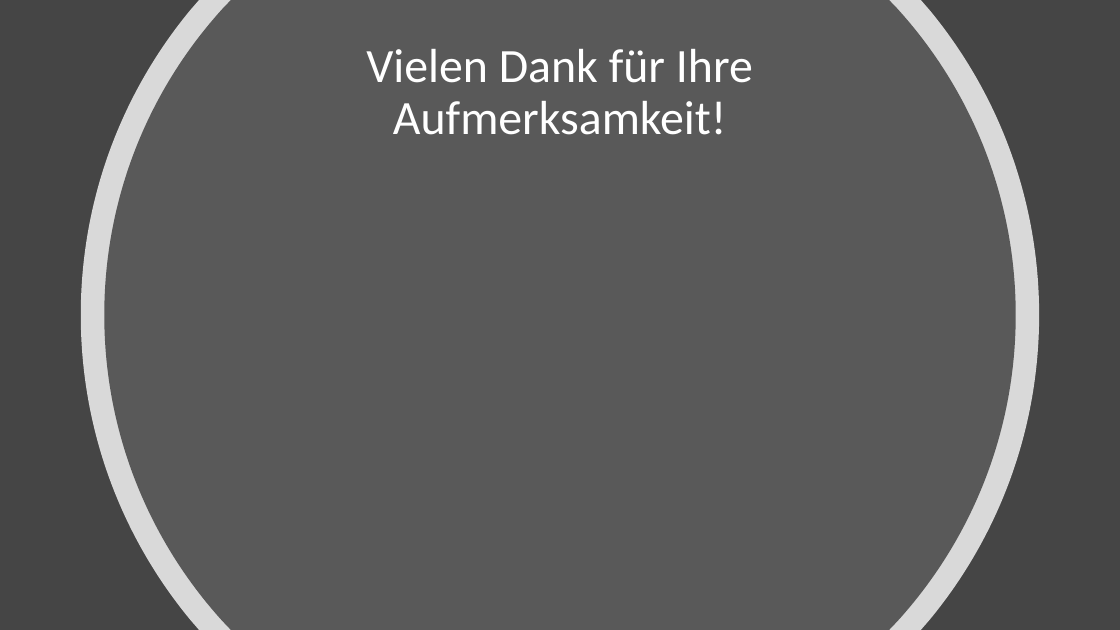
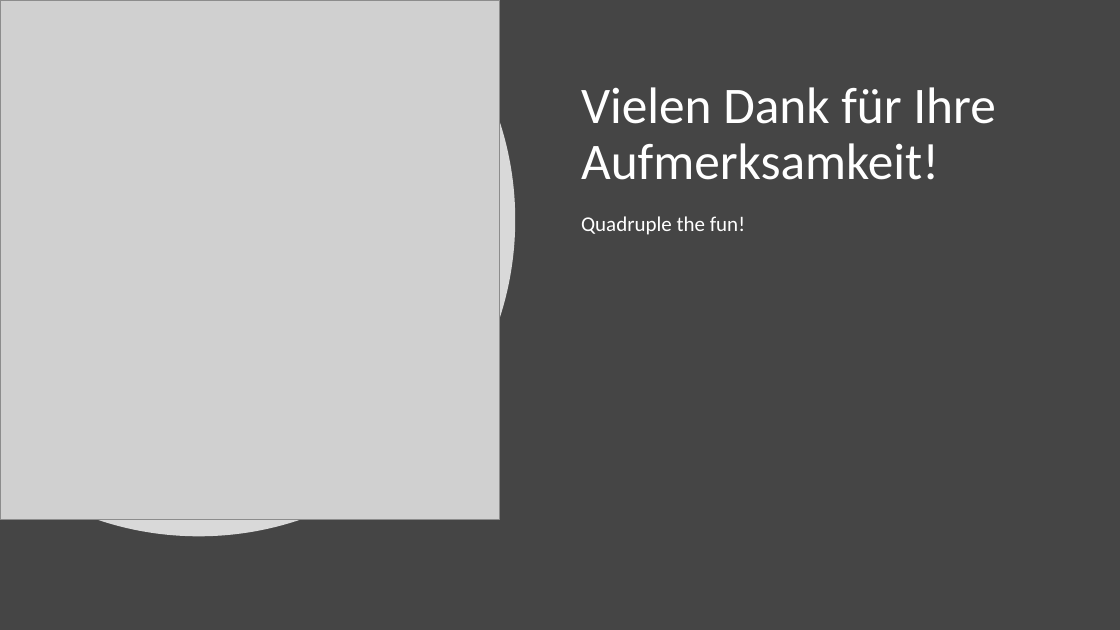
Before and after one commit to TheoMeinhardt/ITPProjekt, a slide deck: slide 13 of 4Games.pptx (slide 12 before the commit). Drawn at 1120x630 pixels with LibreOffice and Linux fonts; fonts in the diff are those of the drawing; grey boxes stand for pictures. Boxes give left, top, right and bottom in pixels: in the first picture for what was removed or moved away, otherwise in the second. Text is boxed around its words. In the diff, an @@ line names an element or a change of style, - is before the commit and + after.

```diff
--- a/4Games.pptx
+++ b/4Games.pptx
@@ freeform shape: place and size @@
-freeform shape at bbox=[81, 0, 1039, 630]
+freeform shape at bbox=[0, 0, 515, 537]
@@ picture added at bbox=[0, 0, 500, 519] @@
@@ freeform shape removed at bbox=[104, 0, 1016, 630] @@
@@ title "Vielen Dank für Ihre Aufmerksamkeit!": place and size @@
-title "Vielen Dank für Ihre Aufmerksamkeit!" at bbox=[366, 49, 753, 135]
+title "Vielen Dank für Ihre Aufmerksamkeit!" at bbox=[581, 87, 996, 180]
@@ title "Vielen Dank für Ihre Aufmerksamkeit!" at bbox=[581, 87, 996, 180]: size 41 to 44 pt; alignment centre to left @@
@@ text added at bbox=[581, 216, 745, 235], 18 pt, text #FFFFFF @@
+Quadruple the fun!
```
Also in this commit, not shown: 1 other slide changed, 1 slide added.
